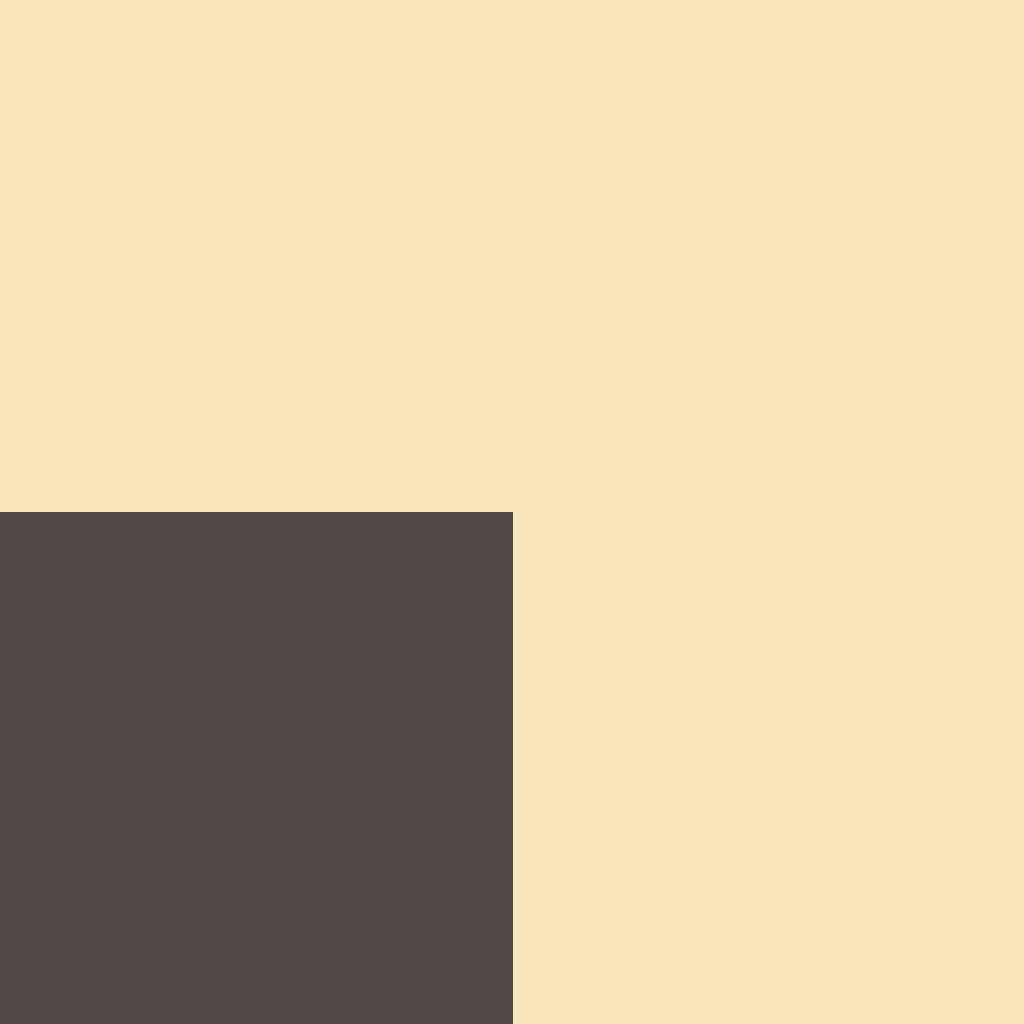
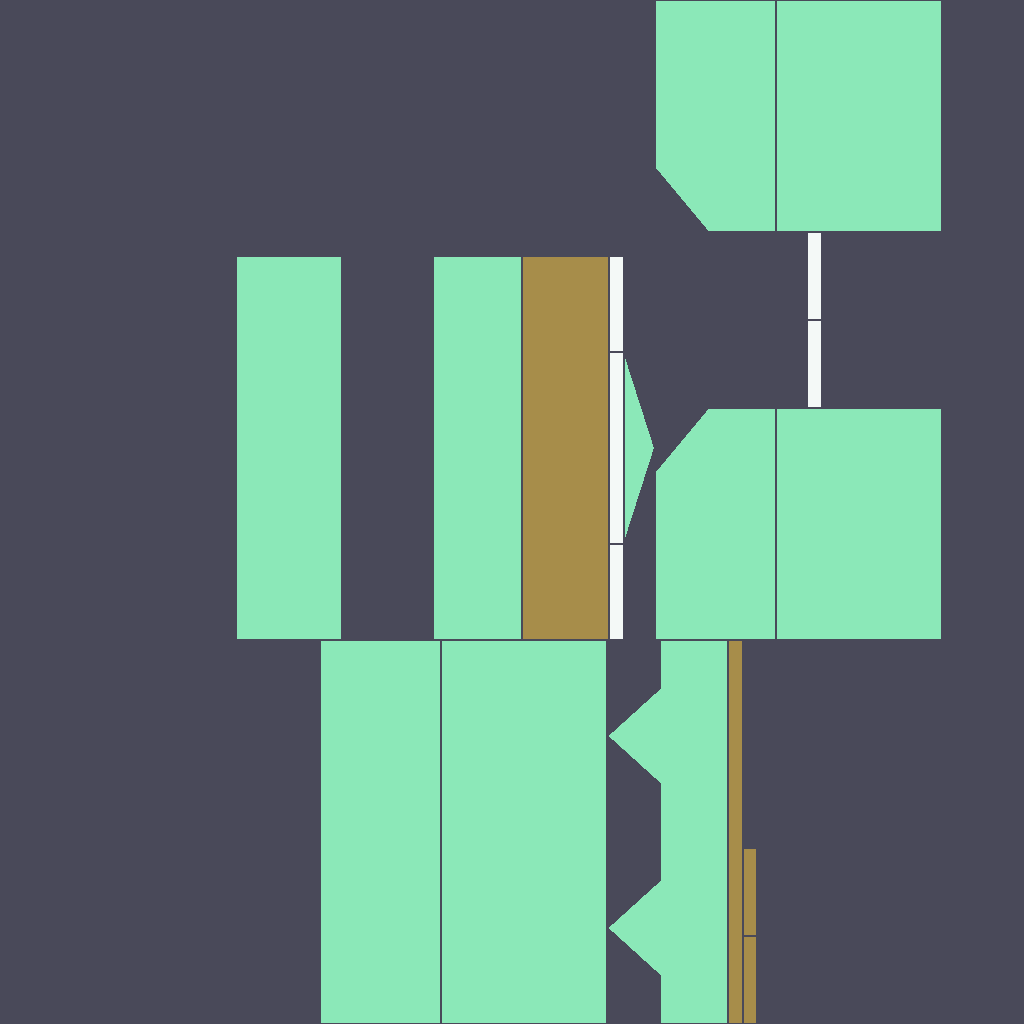
Layers edited between the first and the second (1024, 1024) image:
renamed "basecolor" to "color", painted on it over (x1=0, y1=0, x2=1024, y2=1024)
added layer "roof" above "House0Ext.png" over (x1=0, y1=0, x2=1024, y2=1024)
painted on "House0Ext.png" over (x1=0, y1=0, x2=1023, y2=1024)
